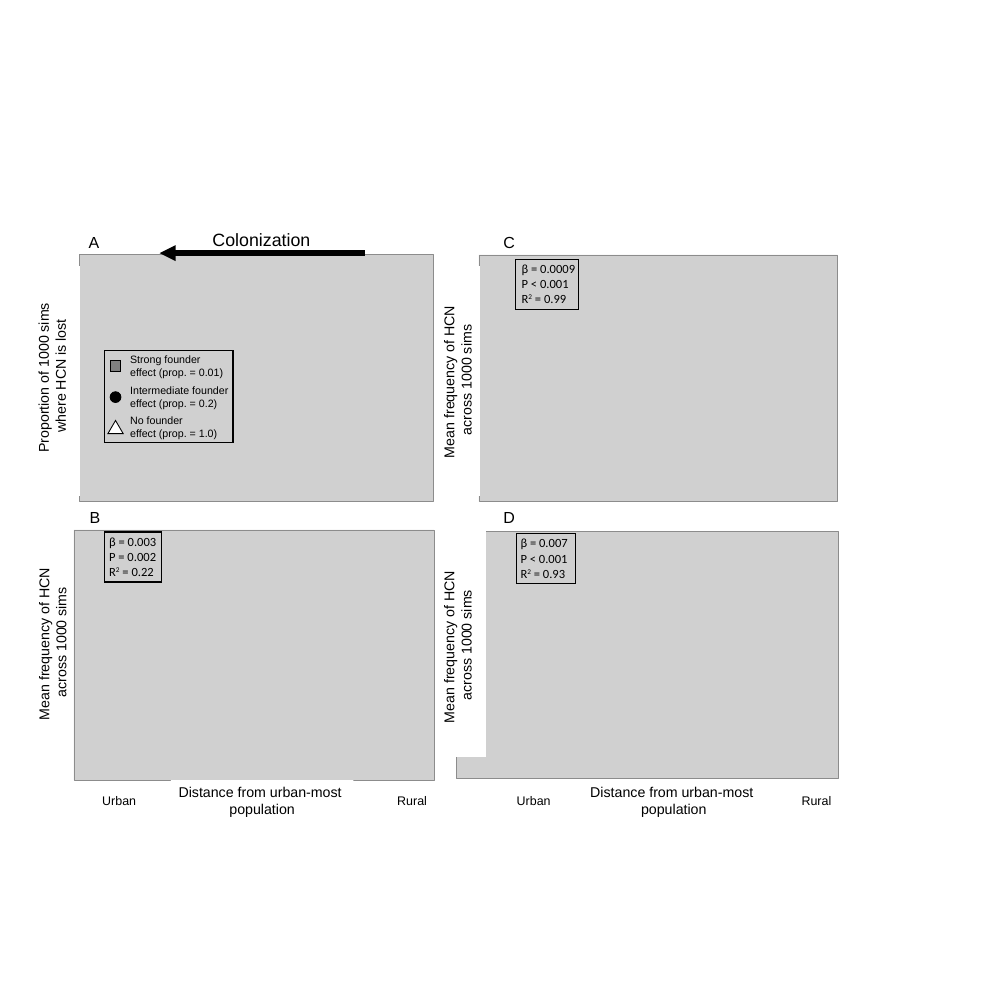
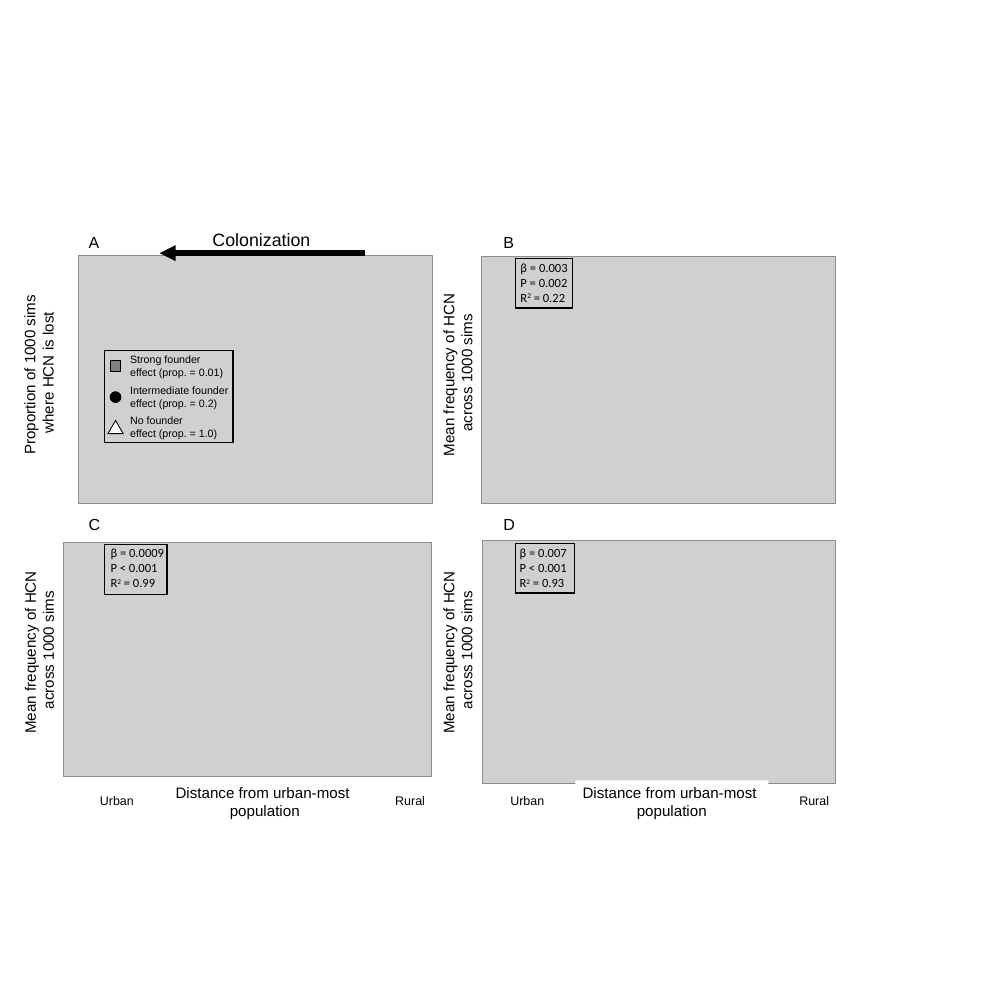
Before and after one commit to James-S-Santangelo/Simulating-Evolutionary-Clines-SEC-, a slide deck: slide 6 of SEC_Writings/SEC_Manuscript-Figures.pptx. Drawn at 1008x1008 pixels with LibreOffice and Linux fonts; fonts in the diff are those of the drawing; grey boxes stand for pictures. Boxes give left, top, right and bottom in pixels: in the first picture for what was removed or moved away, otherwise in the second. Text is boxed around its words. In the diff, an @@ line names an element or a change of style, - is before the commit and + after.

```diff
--- a/SEC_Writings/SEC_Manuscript-Figures.pptx
+++ b/SEC_Writings/SEC_Manuscript-Figures.pptx
@@ text at [503,237,514,248]: text changed @@
-C
+B
@@ rectangle removed at [42,266,80,495] @@
@@ text "β = 0.003": place and size @@
-text "β = 0.003" at [109,537,157,576]
+text "β = 0.003" at [520,263,568,302]
@@ rectangle: place and size @@
-rectangle at [104,532,161,582]
+rectangle at [515,258,572,308]
@@ rectangle "Proportion of 1000 sims": place and size @@
-rectangle "Proportion of 1000 sims" at [31,291,72,460]
+rectangle "Proportion of 1000 sims" at [17,284,60,462]
@@ rectangle "Mean frequency of HCN": place and size @@
-rectangle "Mean frequency of HCN" at [437,295,478,466]
+rectangle "Mean frequency of HCN" at [436,282,479,463]
@@ rectangle removed at [34,520,72,749] @@
@@ text at [89,519,101,530]: text changed @@
-B
+C
@@ rectangle removed at [447,528,485,756] @@
@@ text "D": place and size @@
-text "D" at [503,512,515,523]
+text "D" at [503,519,515,530]
@@ size 16 to 17 pt in 6 elements at [575,780,769,823], [168,780,362,823], [436,559,479,740], [436,282,479,463], [17,284,60,462], [17,559,60,740] @@
@@ rectangle "Mean frequency of HCN": place and size @@
-rectangle "Mean frequency of HCN" at [32,556,73,727]
+rectangle "Mean frequency of HCN" at [17,559,60,740]
@@ picture: place and size @@
-picture at [74,530,435,780]
+picture at [63,543,432,776]
@@ text "β = 0.0009": place and size @@
-text "β = 0.0009" at [522,264,575,303]
+text "β = 0.0009" at [111,548,164,587]
@@ rectangle: place and size @@
-rectangle at [516,260,579,310]
+rectangle at [104,545,167,595]
@@ rectangle "Mean frequency of HCN": place and size @@
-rectangle "Mean frequency of HCN" at [437,560,478,731]
+rectangle "Mean frequency of HCN" at [436,559,479,740]
@@ picture: place and size @@
-picture at [456,531,838,779]
+picture at [483,541,835,783]
@@ text "β = 0.007": place and size @@
-text "β = 0.007" at [521,538,568,578]
+text "β = 0.007" at [520,548,567,587]
@@ rectangle: place and size @@
-rectangle at [516,534,575,584]
+rectangle at [515,543,574,593]
@@ rectangle "Distance from urban-most": place and size @@
-rectangle "Distance from urban-most" at [171,780,353,821]
+rectangle "Distance from urban-most" at [168,780,362,823]
@@ text "Urban": place and size @@
-text "Urban" at [517,796,551,805]
+text "Urban" at [510,796,544,805]
@@ rectangle "Distance from urban-most": place and size @@
-rectangle "Distance from urban-most" at [582,780,765,821]
+rectangle "Distance from urban-most" at [575,780,769,823]
```
Also in this commit, not shown: 2 other slides changed, 14 other files.
